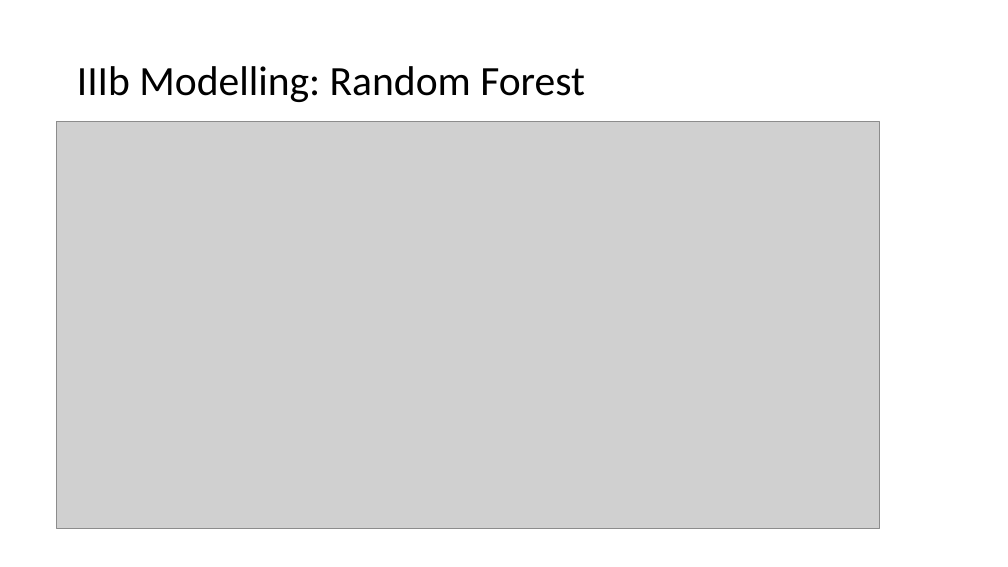
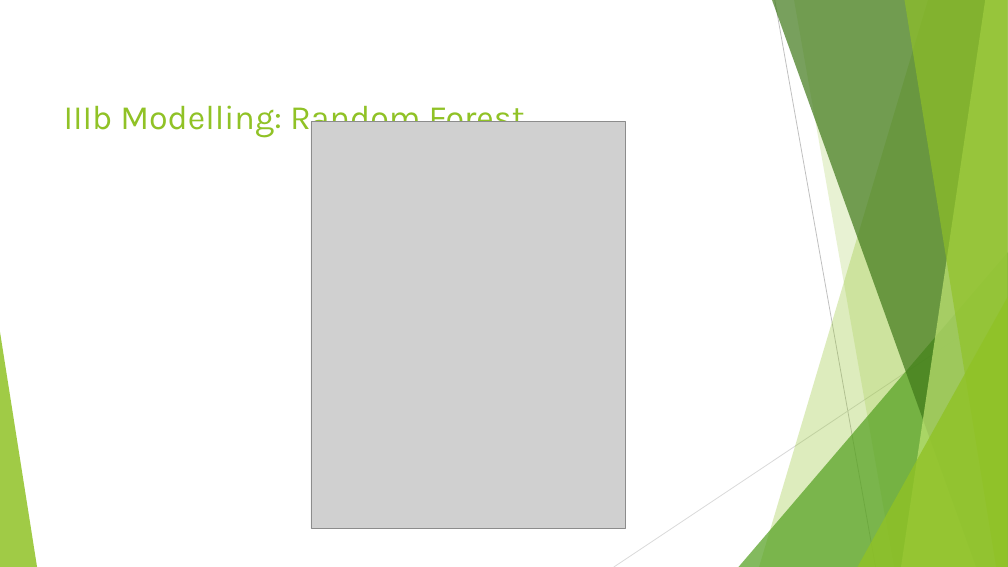
Before and after one commit to RafiKueng/Spoe_Kreditrisiko, a slide deck: slide 16 of Praesentation/Presentation.pptx (slide 11 before the commit). Drawn at 1008x567 pixels with LibreOffice and Linux fonts; fonts in the diff are those of the drawing; grey boxes stand for pictures. Boxes give left, top, right and bottom in pixels: in the first picture for what was removed or moved away, otherwise in the second. Text is boxed around its words. In the diff, an @@ line names an element or a change of style, - is before the commit and + after.

```diff
--- a/Praesentation/Presentation.pptx
+++ b/Praesentation/Presentation.pptx
@@ title "IIIb Modelling: Random Forest": place and size @@
-title "IIIb Modelling: Random Forest" at [77,66,585,102]
+title "IIIb Modelling: Random Forest" at [64,98,525,137]
@@ title "IIIb Modelling: Random Forest" at [64,98,525,137]: size 39.6 to 32.4 pt, font Calibri to Karla, text colour #000000 to #90C226; line spacing 0.9 to 1; vertical alignment middle to top @@
@@ picture: place and size @@
-picture at [57,122,880,529]
+picture at [311,122,625,529]
@@ group added at [0,0,1008,567]: 5 freeform shapes, 3 triangles, 2 lines @@
```
Also in this commit, not shown: 13 other slides changed, 5 slides added.
